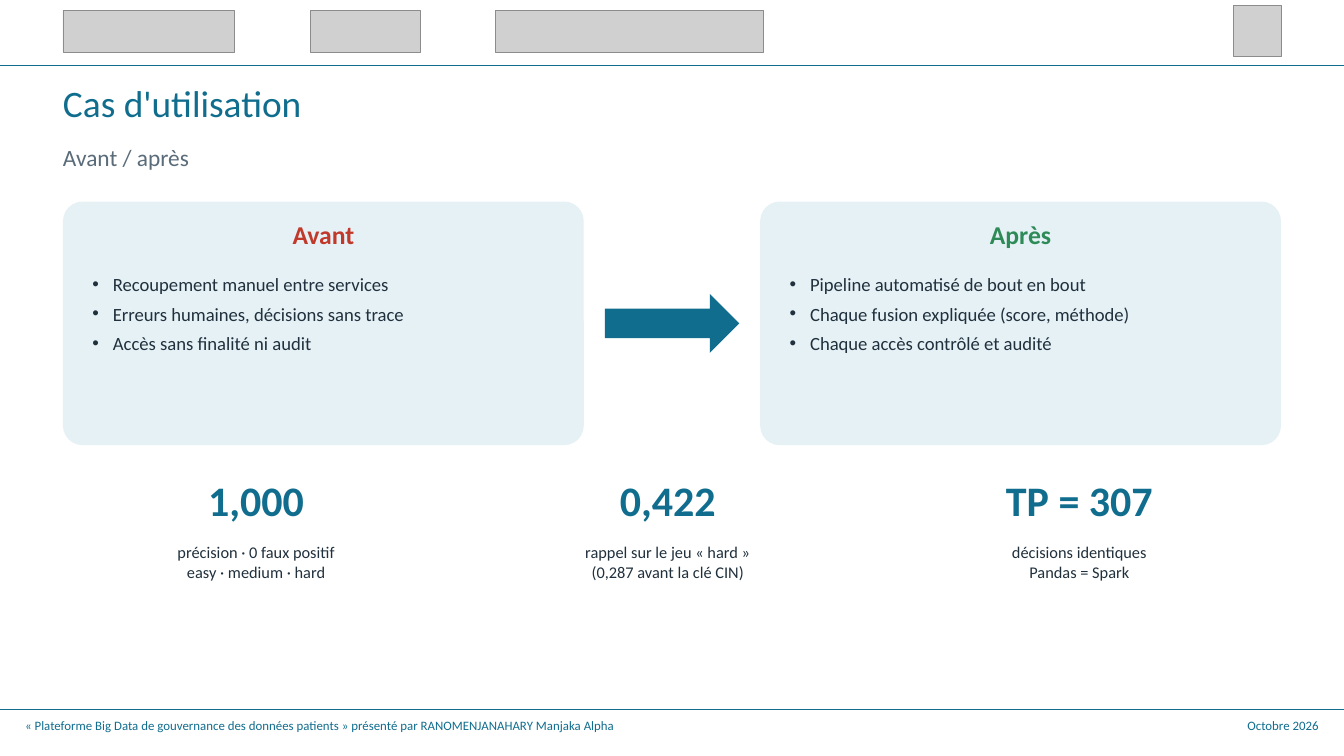
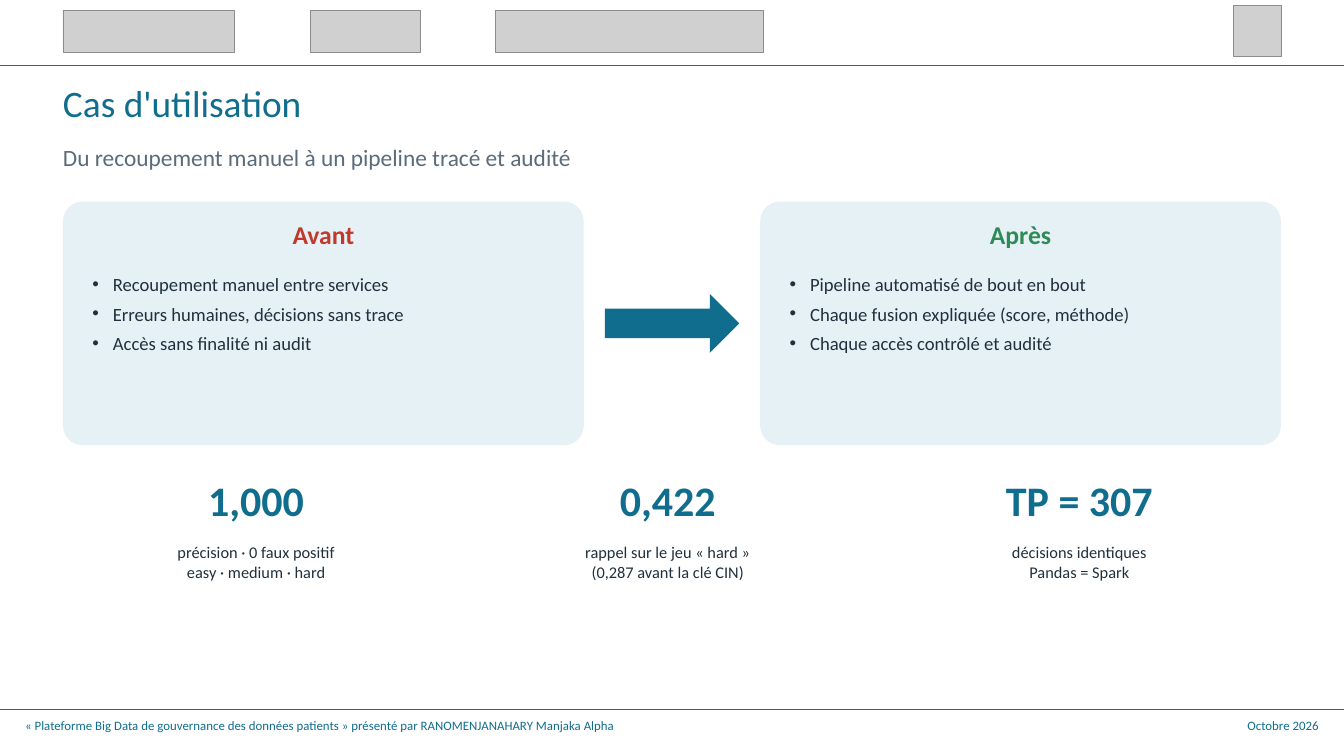
Before and after one commit to Alphamanjaka/test-big-data, a slide deck: slide 17 of documents/slide_soutenance/V2soutenance_m2_mmt_alpha.pptx. Drawn at 1344x756 pixels with LibreOffice and Linux fonts; fonts in the diff are those of the drawing; grey boxes stand for pictures. Boxes give left, top, right and bottom in pixels: in the first picture for what was removed or moved away, otherwise in the second. Text is boxed around its words. In the diff, an @@ line names an element or a change of style, - is before the commit and + after.

```diff
--- a/documents/slide_soutenance/V2soutenance_m2_mmt_alpha.pptx
+++ b/documents/slide_soutenance/V2soutenance_m2_mmt_alpha.pptx
@@ text at (63, 150, 570, 170): text changed @@
-Avant / après
+Du recoupement manuel à un pipeline tracé et audité
```
Also in this commit, not shown: 10 other slides changed, 24 other files.
